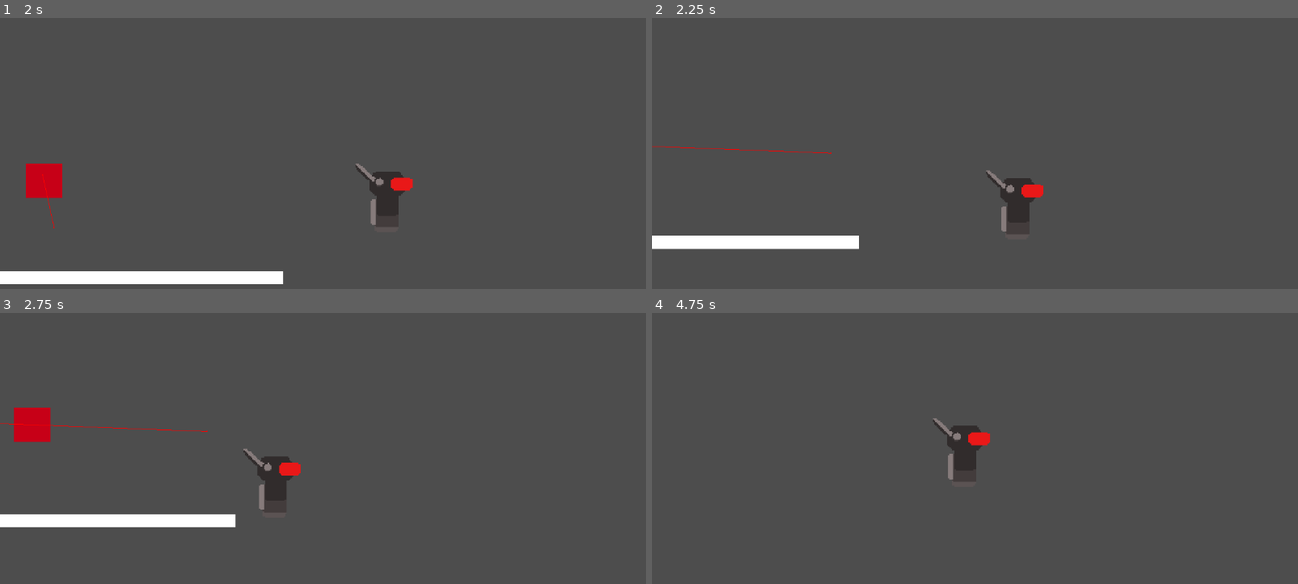
Above: before the commit, frames 1-4 (two rows, left to right).
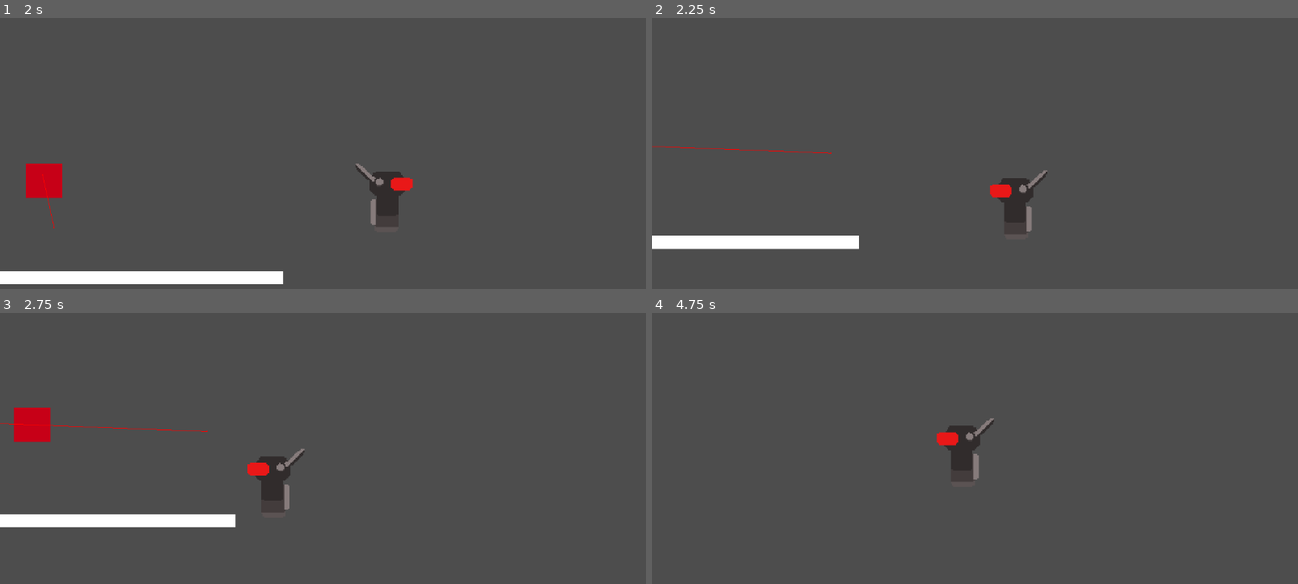
Above: after the commit, the same moments.

Repository: sophieTheProgrammer/queblejam
Game: Godot game, scene res://scenes/game.tscn
Two runs of this game, one before a commit and one after it. Both use one fixed random seed, a clock stepped at 60 frames per second and the inputs below.
Inputs:
- Up to frame 1 (2 s): hold Right (Right) from 0.53 s (still down); tap Space (Jump) at 0.77, 1.52 s
- Up to frame 2 (2.25 s): release Right (Right) at 2.03 s; hold Left (Left) from 2.03 s (still down)
- Up to frame 3 (2.75 s): keep holding Left (Left)
- Up to frame 4 (4.75 s): release Left (Left) at 2.78 s; hold Right (Right) 2.78-4.28 s; tap Space (Jump) at 3.02, 3.77, 4.52 s; hold Left (Left) from 4.28 s (still down)

Frame 1 is identical in both runs. In frame 2, 0.6% of the frame differs, in the area x 51-62%, y 56-79%; in frame 3, 0.6%; in frame 4, 0.7%, in the area x 43-53%, y 38-62%.

Commit message:
char flipping

Diff:
--- a/scripts/player.gd
+++ b/scripts/player.gd
@@ -9,6 +9,7 @@
 var jumping = false
 const ACCELERATION = 5000
 const DECCELERATION = 2000
+@onready var sprite = $Sprite2D
 func _ready() -> void:
 	pass
 func _physics_process(delta: float) -> void:
@@ -33,7 +34,12 @@
 	# Get the input direction and handle the movement/deceleration.
 	# As good practice, you should replace UI actions with custom gameplay actions.
 	var direction := Input.get_axis("Left", "Right")
+
 	if direction != 0:
+		if direction == 1:
+			sprite.flip_h = false
+		else:
+			sprite.flip_h = true
 		velocity.x = move_toward(velocity.x, direction * SPEED, ACCELERATION * delta)
 		#velocity = velocity.move_toward(SPEED, ACCELERATION * delta)
 	else:
